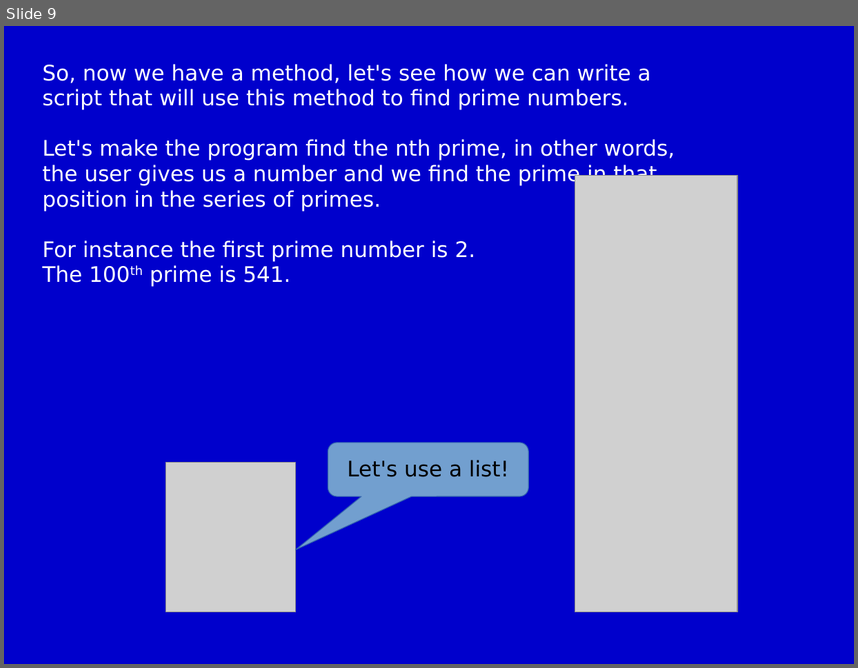
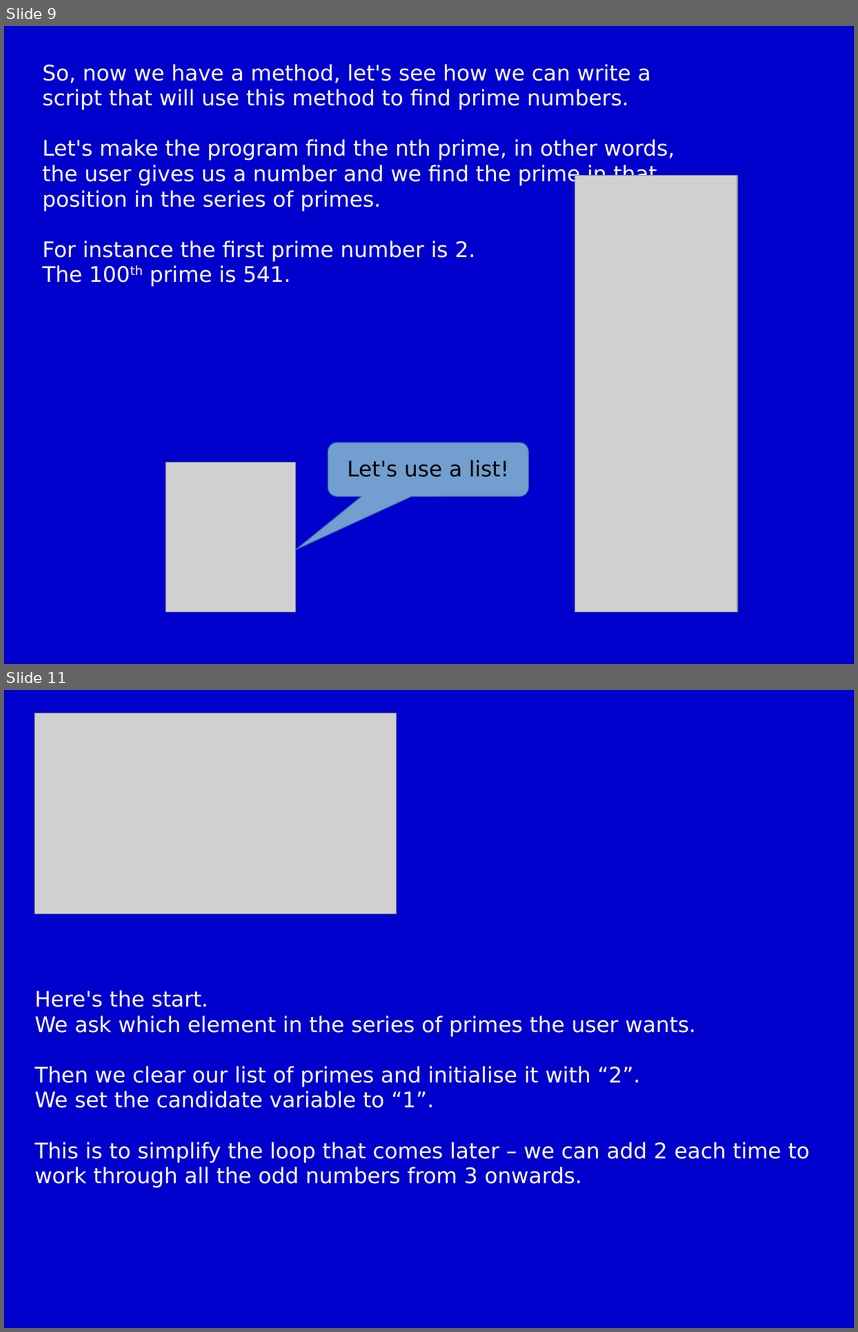
Before and after one commit to m-tranter/cathedral, a slide deck: scratch/scratch9.ppt. Shown one above the other, each under a label of ours: slide 9 before the commit, slides 9 and 11 after it; the slides between them are not shown. The pictures are 858x668 and 858x1332 pixels, drawn with LibreOffice and Linux fonts; fonts in the diff are those of the drawing; grey boxes stand for pictures. Boxes give left, top, right and bottom in pixels: in the first picture for what was removed or moved away, otherwise in the second. Text is boxed around its words. In the diff, an @@ line names an element or a change of style, - is before the commit and + after.

Commit message:
Completed primes & pi lesson.

```diff
--- a/scratch/scratch9.ppt
+++ b/scratch/scratch9.ppt
@@ slide 11 added at <box>4,690,854,1328</box>, background #0000CC @@
@@ picture added at <box>35,713,397,914</box> @@
@@ text added at <box>35,990,810,1188</box>, 20 pt, text #FFFFFF @@
+Here's the start.
+We ask which element in the series of primes the user wants.
+Then we clear our list of primes and initialise it with “2”.
+We set the candidate variable to “1”.
+This is to simplify the loop that comes later – we can add 2 each time to work through all the odd numbers from 3 onwards.
```
Also in this commit, not shown: 5 other slides added, 2 other files.
